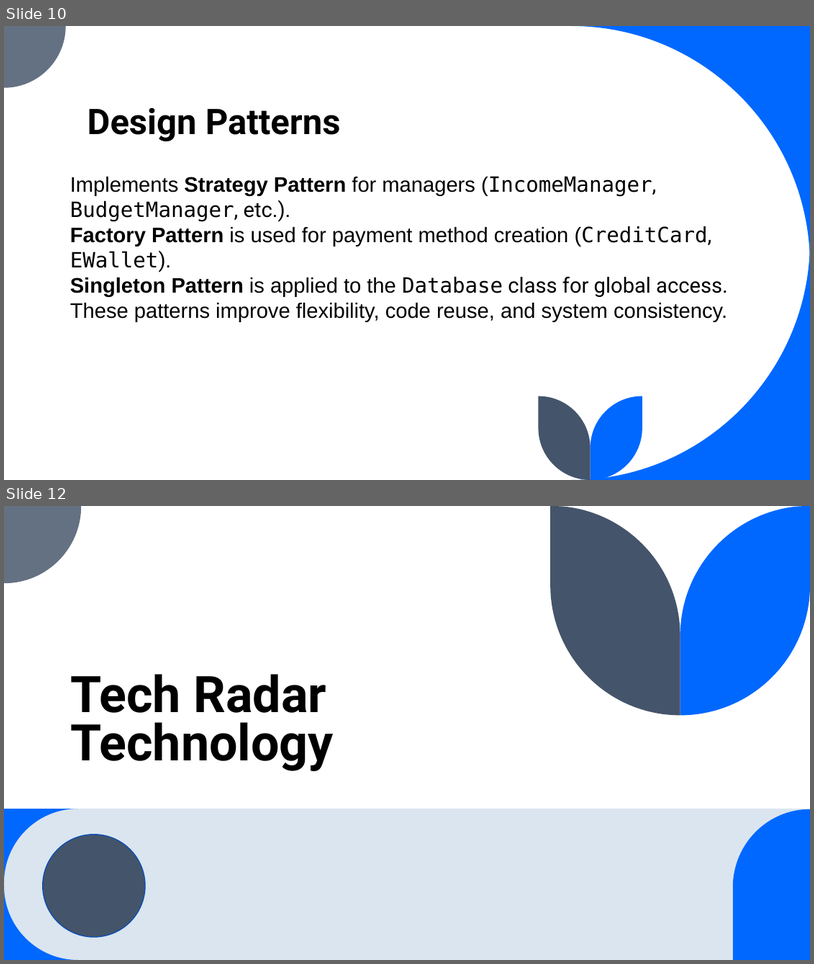
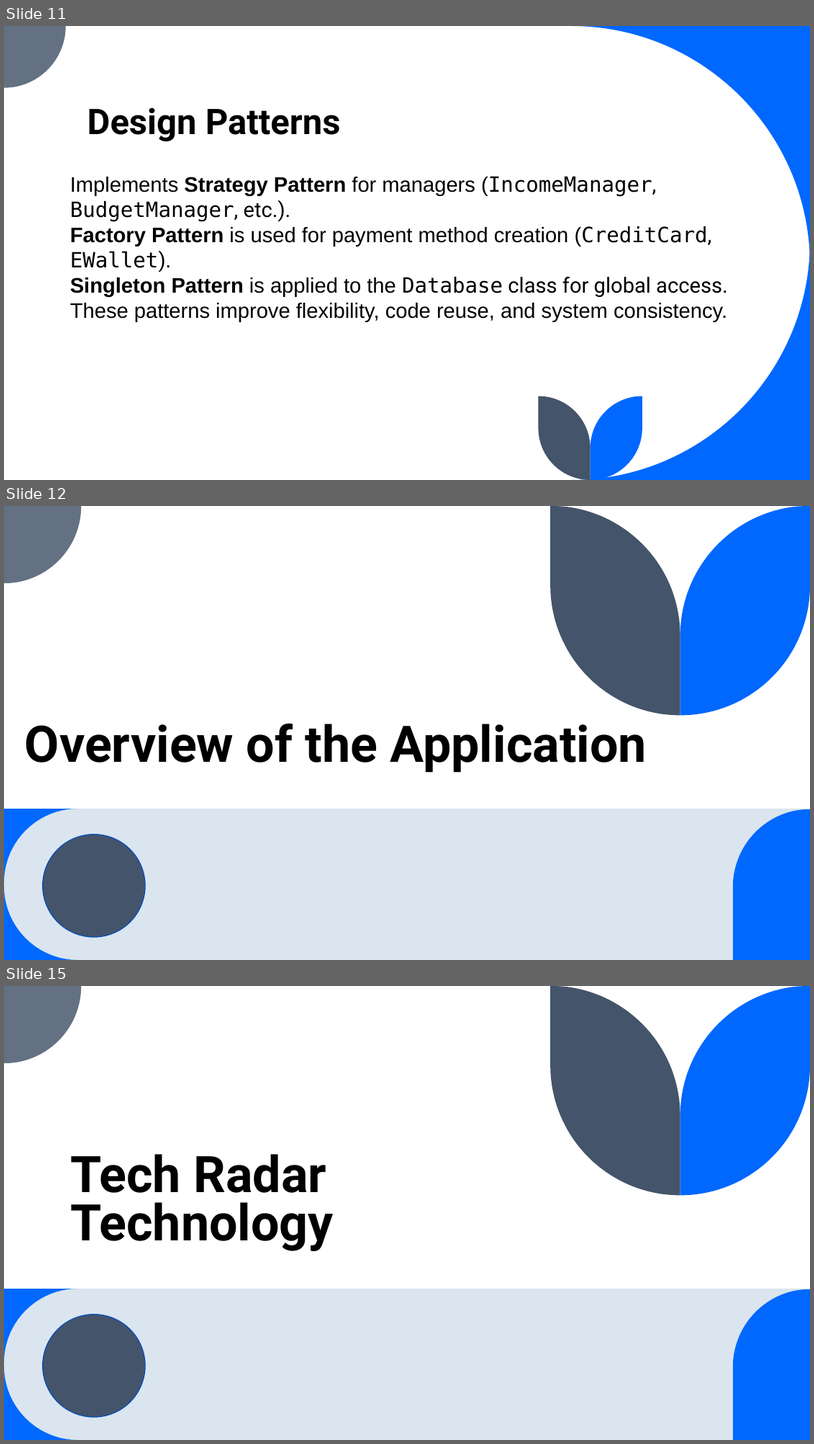
Before and after one commit to SamirSheriff/personal-Budgeting, a slide deck: SDS.pptx. Shown one above the other, each under a label of ours: slides 10 and 12 before the commit, slides 11, 12 and 15 after it; the slides between them are not shown. The pictures are 814x964 and 814x1444 pixels, drawn with LibreOffice and Linux fonts; fonts in the diff are those of the drawing. Boxes give left, top, right and bottom in pixels: in the first picture for what was removed or moved away, otherwise in the second. Text is boxed around its words. In the diff, an @@ line names an element or a change of style, - is before the commit and + after.

```diff
--- a/SDS.pptx
+++ b/SDS.pptx
@@ slide 12 added at (4,506,810,960), background #FFFFFF; not listed: 8 template elements that a slide beside it also shows @@
@@ title added at (25,723,647,772), 60 pt, text #000000, bold @@
+Overview of the Application
@@ what was slide 10 is now slide 11 @@
@@ what was slide 12 is now slide 15 @@
```
Also in this commit, not shown: 1 slide changed, 3 other slides added, 1 slide removed, 1 other file.
